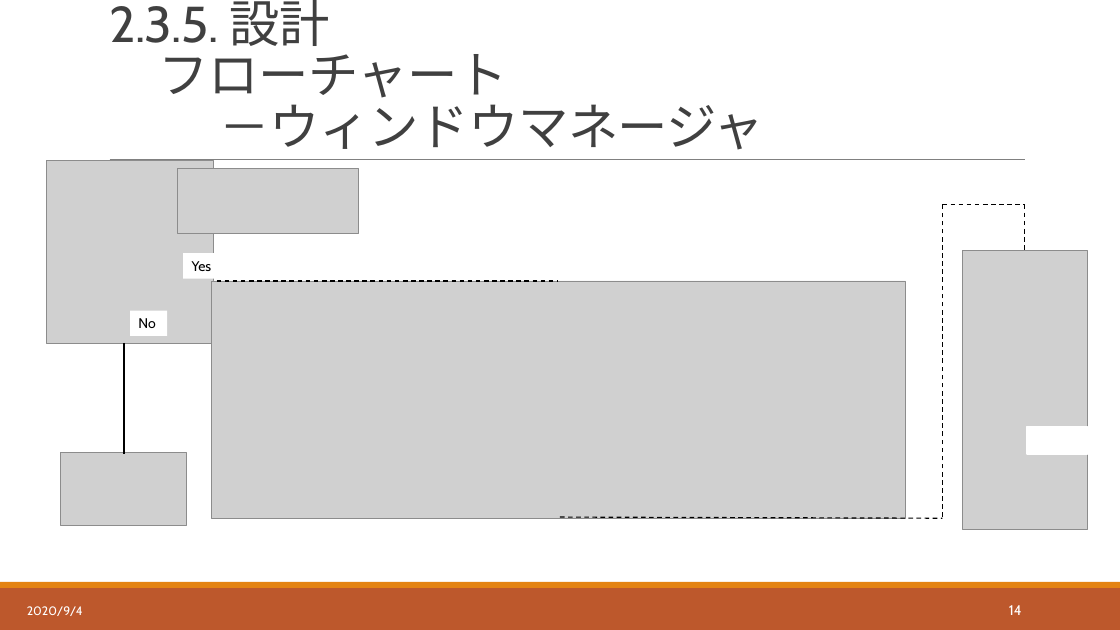
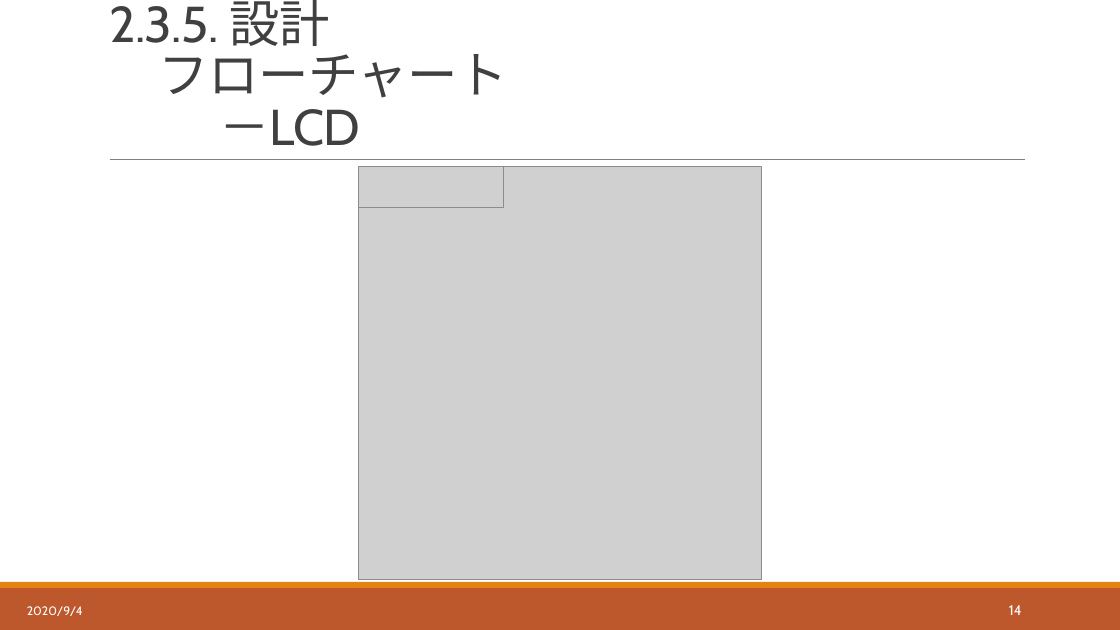
Before and after one commit to hakohumi/comp.train.whack-a-mole, a slide deck: slide 15 of 資料/設計書/発表資料/設計レビュー_発表資料.pptx. Drawn at 1120x630 pixels with LibreOffice and Linux fonts; fonts in the diff are those of the drawing; grey boxes stand for pictures. Boxes give left, top, right and bottom in pixels: in the first picture for what was removed or moved away, otherwise in the second. Text is boxed around its words. In the diff, an @@ line names an element or a change of style, - is before the commit and + after.

Commit message:
設計/レビュー後修正　 フローチャートの割込み処理を修正 発表資料を修正

```diff
--- a/資料/設計書/発表資料/設計レビュー_発表資料.pptx
+++ b/資料/設計書/発表資料/設計レビュー_発表資料.pptx
@@ title at <box>109,0,508,146</box>: text changed @@
-2.3.5. 設計
-フローチャート
-－ウィンドウマネージャ
+2.3.5. 設計
+フローチャート
+－LCD
@@ picture removed at <box>46,160,213,344</box> @@
@@ picture removed at <box>177,169,359,234</box> @@
@@ picture added at <box>359,166,761,580</box> @@
@@ picture added at <box>359,166,503,208</box> @@
@@ line removed from (943, 518) to (943, 205) @@
@@ line removed from (943, 205) to (1025, 205) @@
@@ line removed from (1025, 205) to (1025, 250) @@
@@ rectangle removed at <box>183,253,220,278</box> @@
-Yes
@@ picture removed at <box>962,250,1087,529</box> @@
@@ picture removed at <box>212,281,906,518</box> @@
@@ line removed from (217, 281) to (559, 281) @@
@@ rectangle removed at <box>130,311,167,336</box> @@
-No
@@ line removed from (124, 343) to (124, 454) @@
@@ rectangle removed at <box>1028,427,1088,455</box> @@
@@ picture removed at <box>60,452,186,526</box> @@
@@ line removed from (560, 518) to (943, 518) @@
```
Also in this commit, not shown: 14 other slides changed, 1 slide removed, 13 other files.
